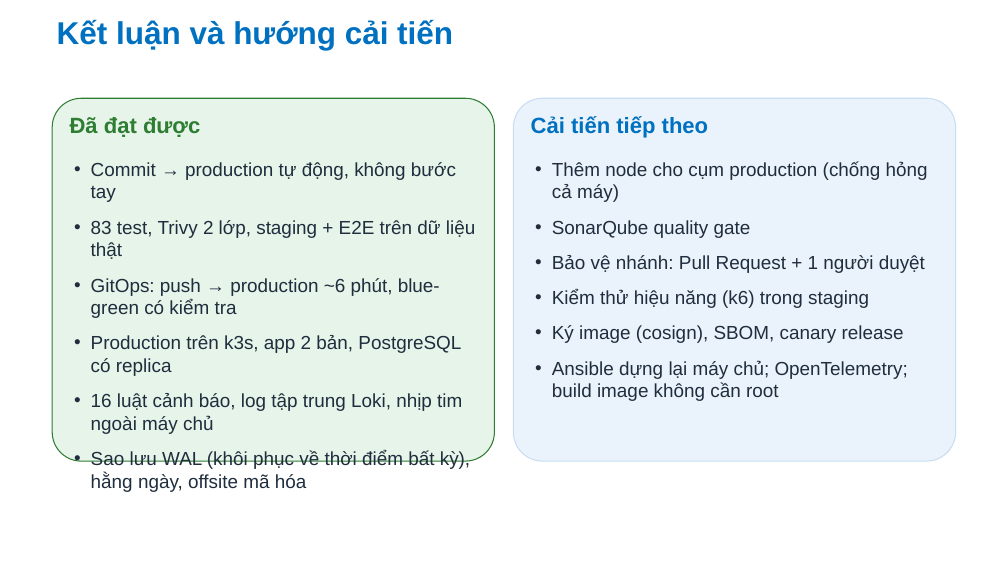
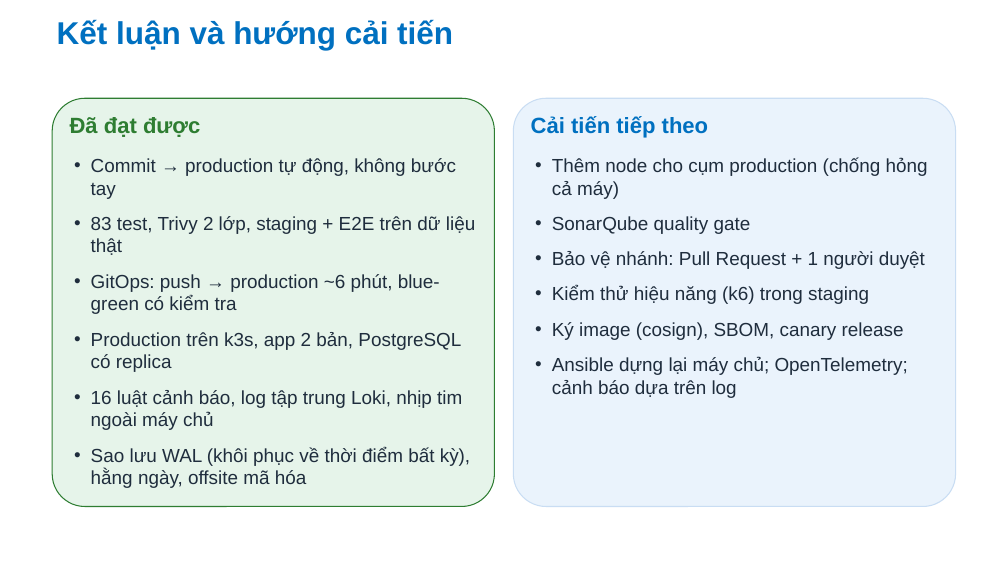
Before and after one commit to Anpham120/restaurant-management-system, a slide deck: slide 22 of docs/bao-cao/Slide_TrienKhaiPhanMem_AtlasRestaurant.pptx. Drawn at 1008x567 pixels with LibreOffice and Linux fonts; fonts in the diff are those of the drawing; background and template pictures are left out. Boxes give left, top, right and bottom in pixels: in the first picture for what was removed or moved away, otherwise in the second. Text is boxed around its words. In the diff, an @@ line names an element or a change of style, - is before the commit and + after.

```diff
--- a/docs/bao-cao/Slide_TrienKhaiPhanMem_AtlasRestaurant.pptx
+++ b/docs/bao-cao/Slide_TrienKhaiPhanMem_AtlasRestaurant.pptx
@@ rounded rectangle: place and size @@
-rounded rectangle at [52,98,495,461]
+rounded rectangle at [52,98,495,507]
@@ rounded rectangle: place and size @@
-rounded rectangle at [513,98,956,461]
+rounded rectangle at [513,98,956,507]
@@ text "Commit → production tự động, ..." rewrapped from [91,162,475,469] to [91,158,475,488] @@
@@ text at [552,356,908,398]: text changed @@
-• Ansible dựng lại máy chủ; OpenTelemetry; build image không cần root
+• Ansible dựng lại máy chủ; OpenTelemetry; cảnh báo dựa trên log
```
Also in this commit, not shown: 9 other slides changed, 1 other file.
